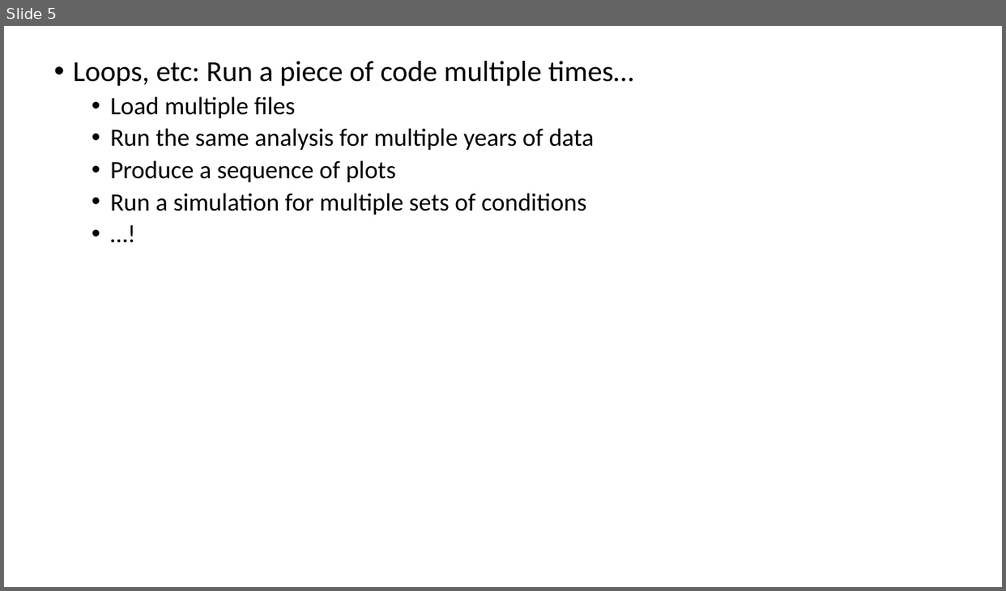
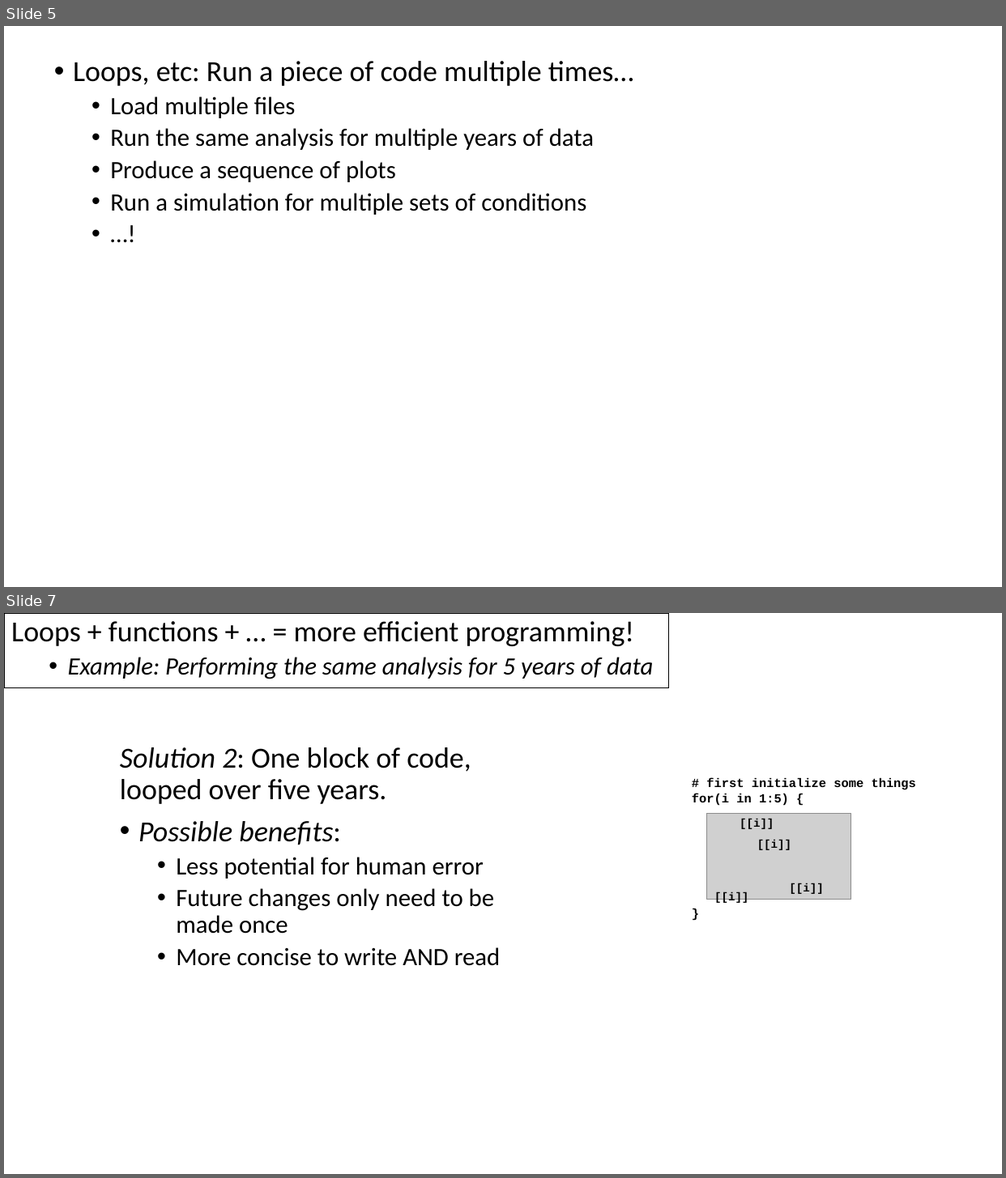
Before and after one commit to ADFG-DSF/ADFG_R_Intro_Workshop_2025, a slide deck: presentations/8 - The adventure begins.pptx. Shown one above the other, each under a label of ours: slide 5 before the commit, slides 5 and 7 after it; the slides between them are not shown. The pictures are 1006x591 and 1006x1178 pixels, drawn with LibreOffice and Linux fonts; fonts in the diff are those of the drawing; grey boxes stand for pictures. Boxes give left, top, right and bottom in pixels: in the first picture for what was removed or moved away, otherwise in the second. Text is boxed around its words. In the diff, an @@ line names an element or a change of style, - is before the commit and + after.

```diff
--- a/presentations/8 - The adventure begins.pptx
+++ b/presentations/8 - The adventure begins.pptx
@@ slide 7 added at bbox=[4, 613, 1002, 1174], background #FFFFFF @@
@@ text added at bbox=[4, 613, 669, 688], outline #000000 0.75 pt, 24 pt, text #000000, italic @@
+Loops + functions + … = more efficient programming!
+  • Example: Performing the same analysis for 5 years of data
@@ text added at bbox=[120, 747, 501, 966], 24 pt, text #000000 @@
+Solution 2: One block of code, looped over five years.
+• Possible benefits:
+  • Less potential for human error
+  • Future changes only need to be made once
+  • More concise to write AND read
@@ text added at bbox=[692, 778, 916, 806], 12 pt, text #000000, bold @@
+# first initialize some things
+for(i in 1:5) {
@@ picture added at bbox=[707, 814, 850, 900] @@
@@ text added at bbox=[739, 819, 774, 829], 11 pt, text #000000, bold @@
+[[i]]
@@ text added at bbox=[757, 840, 791, 850], 11 pt, text #000000, bold @@
+[[i]]
@@ text added at bbox=[684, 902, 910, 924], 12 pt, text #000000, bold @@
+}
@@ text added at bbox=[714, 892, 748, 905], 11 pt, text #000000, bold @@
+[[i]]
@@ text added at bbox=[789, 884, 823, 894], 11 pt, text #000000, bold @@
+[[i]]
```
Also in this commit, not shown: 2 other slides added, 2 other files.
